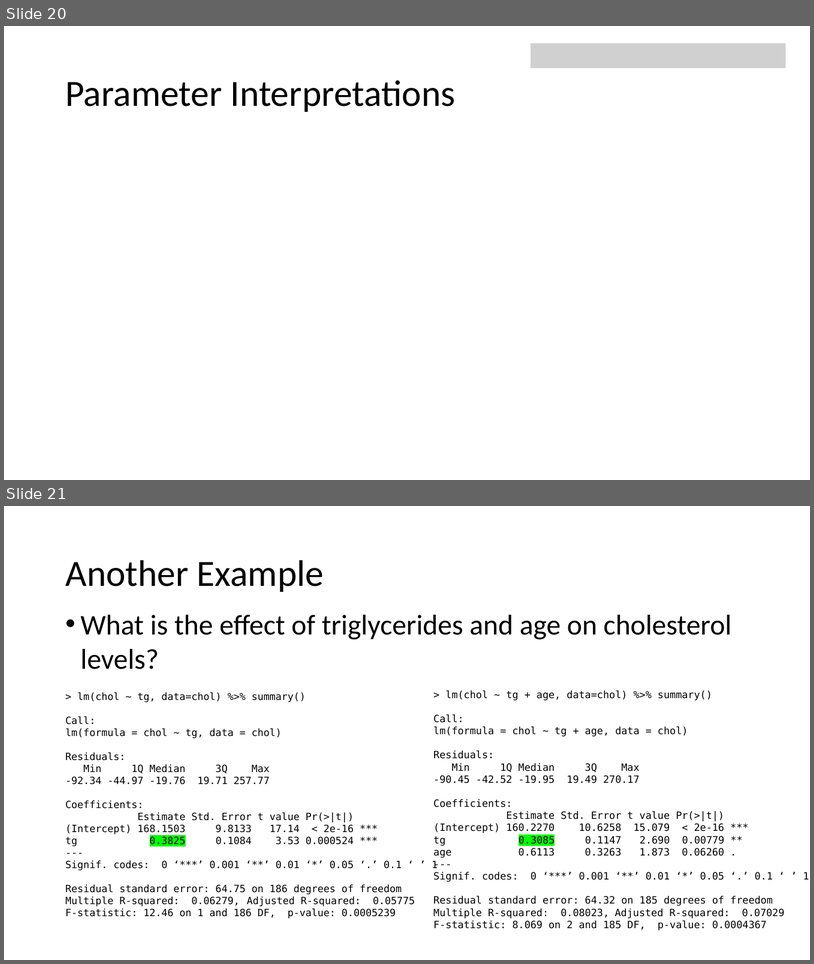
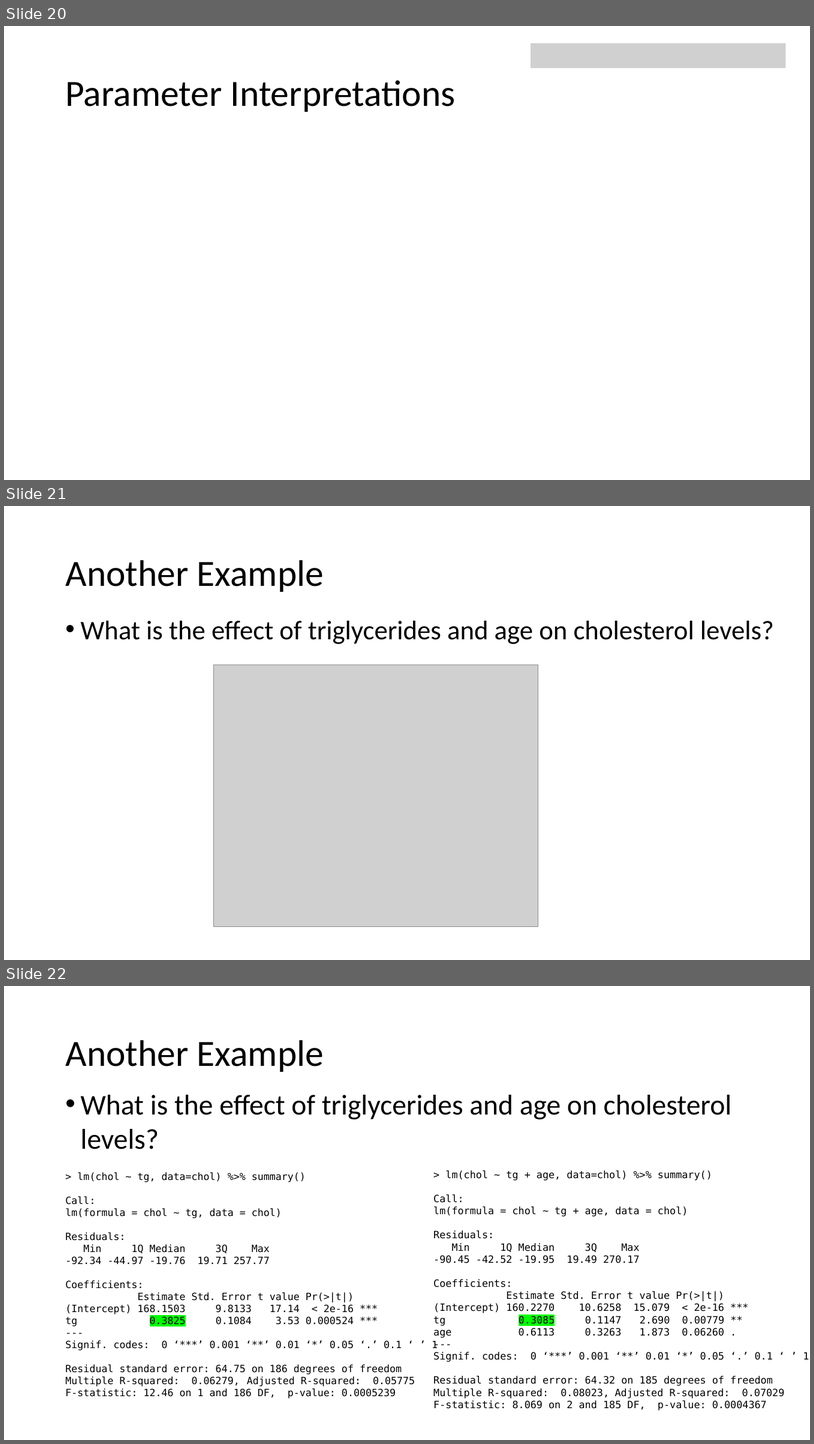
Before and after one commit to USCbiostats/LAsBEST, a slide deck: google-drive/week02/4Thurs/1_Week2_MultipleRegression.pptx. Shown one above the other, each under a label of ours: slides 20 and 21 before the commit, slides 20, 21 and 22 after it. The pictures are 814x964 and 814x1444 pixels, drawn with LibreOffice and Linux fonts; fonts in the diff are those of the drawing; grey boxes stand for pictures; background and template pictures are left out. Boxes give left, top, right and bottom in pixels: in the first picture for what was removed or moved away, otherwise in the second. Text is boxed around its words. In the diff, an @@ line names an element or a change of style, - is before the commit and + after.

```diff
--- a/google-drive/week02/4Thurs/1_Week2_MultipleRegression.pptx
+++ b/google-drive/week02/4Thurs/1_Week2_MultipleRegression.pptx
@@ slide 21 added at [4, 506, 810, 960], background #FFFFFF @@
@@ title added at [65, 560, 324, 592], 44 pt, text #000000 @@
+Another Example
@@ text added at [81, 621, 774, 644], 32 pt, text #000000 @@
+• What is the effect of triglycerides and age on cholesterol levels?
@@ picture added at [214, 664, 538, 927] @@
@@ what was slide 21 is now slide 22 @@
```
Also in this commit, not shown: 1 slide changed.
